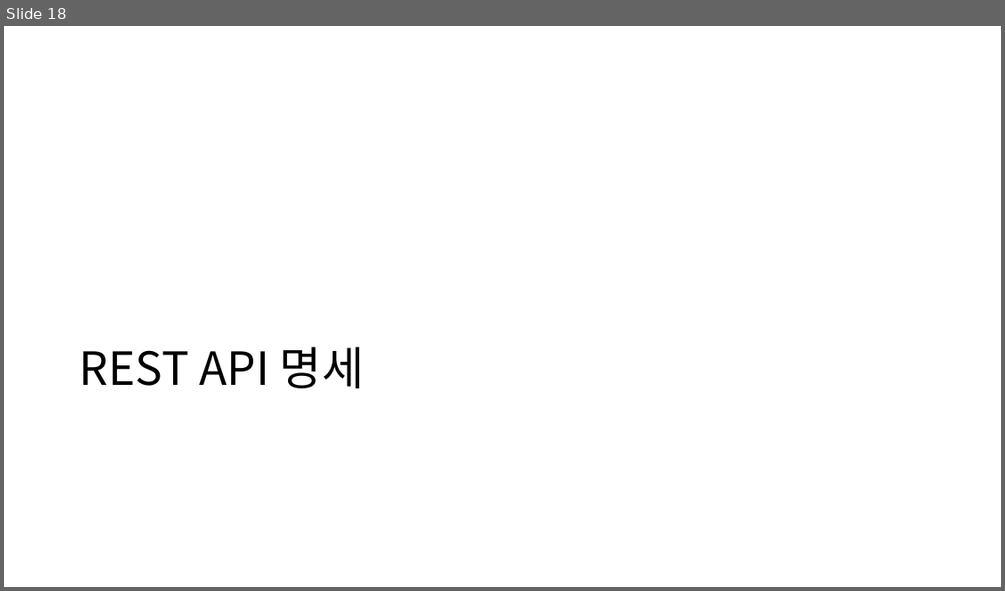
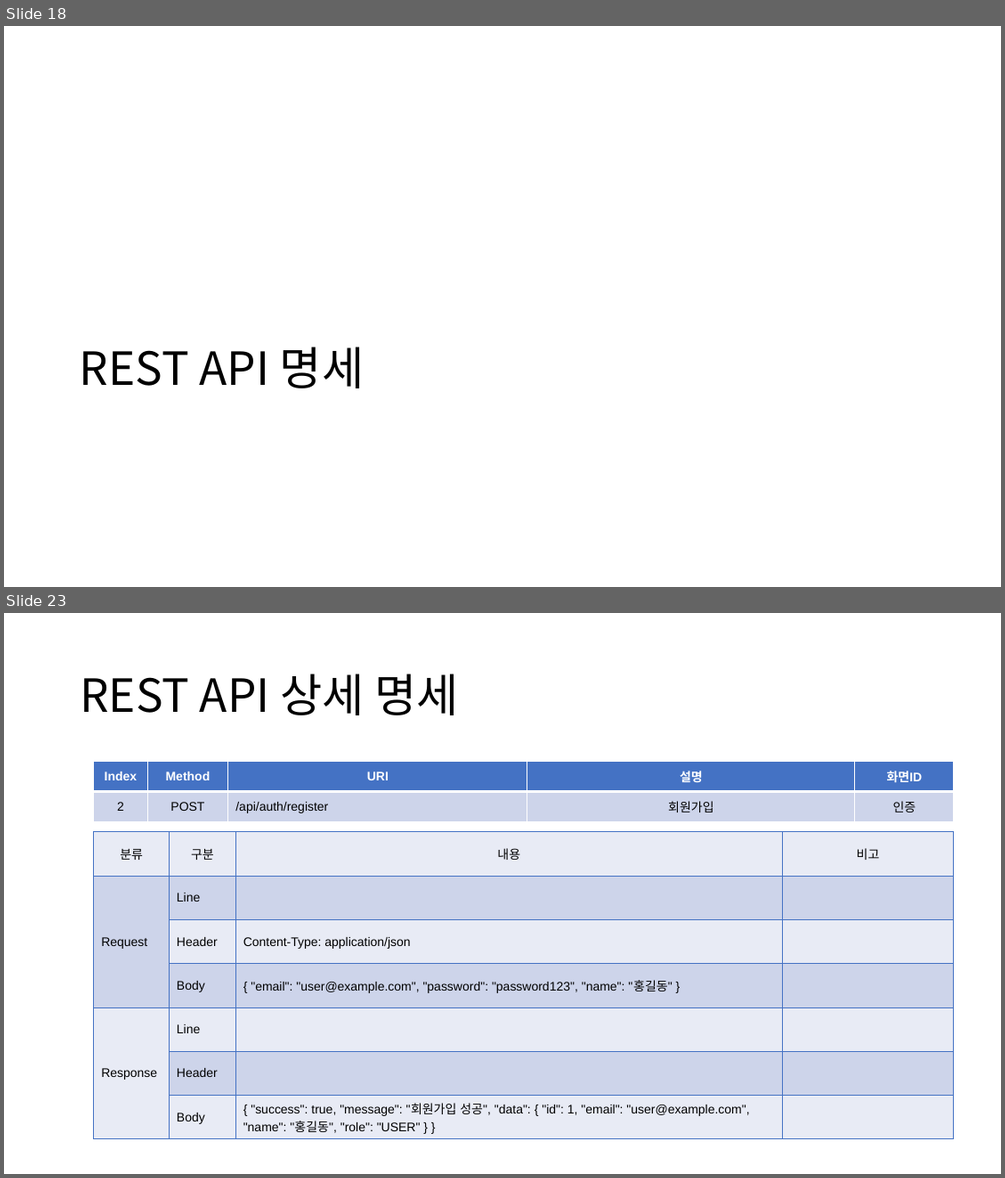
Before and after one commit to kimyuchan-1/MiniProject, a slide deck: 미니프로젝트계획서.pptx. Shown one above the other, each under a label of ours: slide 18 before the commit, slides 18 and 23 after it; the slides between them are not shown. The pictures are 1005x591 and 1005x1178 pixels, drawn with LibreOffice and Linux fonts; fonts in the diff are those of the drawing. Boxes give left, top, right and bottom in pixels: in the first picture for what was removed or moved away, otherwise in the second. Text is boxed around its words. In the diff, an @@ line names an element or a change of style, - is before the commit and + after.

```diff
--- a/미니프로젝트계획서.pptx
+++ b/미니프로젝트계획서.pptx
@@ slide 23 added at [4,613,1001,1174], background #FFFFFF @@
@@ title added at [80,674,458,715], 44 pt, text #000000 @@
+REST API 상세 명세
@@ table added at [94,761,954,821], 2 rows, 5 columns @@
+Index | Method | URI | 설명 | 화면ID
+2 | POST | /api/auth/register | 회원가입 | 인증
@@ table added at [94,832,954,1136], 7 rows, 4 columns @@
+분류 | 구분 | 내용 | 비고
+Request | Line |  | 
+ | Header | Content-Type: application/json | 
+ | Body | { "email": "user@example.com", "password": "password123", "name": "홍길동" } | 
+Response | Line |  | 
+ | Header |  | 
+ | Body | { "success": true, "message": "회원가입 성공", "data": { "id": 1, "email": "user@example.com", "name": "홍길동", "role": "USER" } } | 
```
Also in this commit, not shown: 4 slides changed, 28 other slides added, 11 other files.
